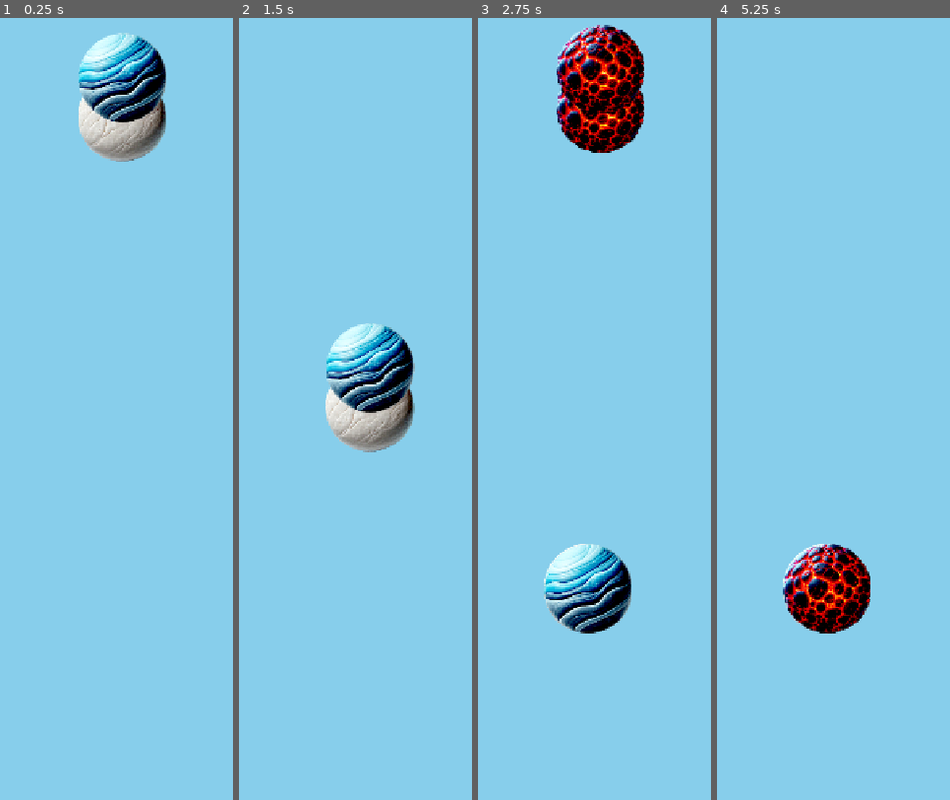
Above: before the commit, frames 1-4 (left to right).
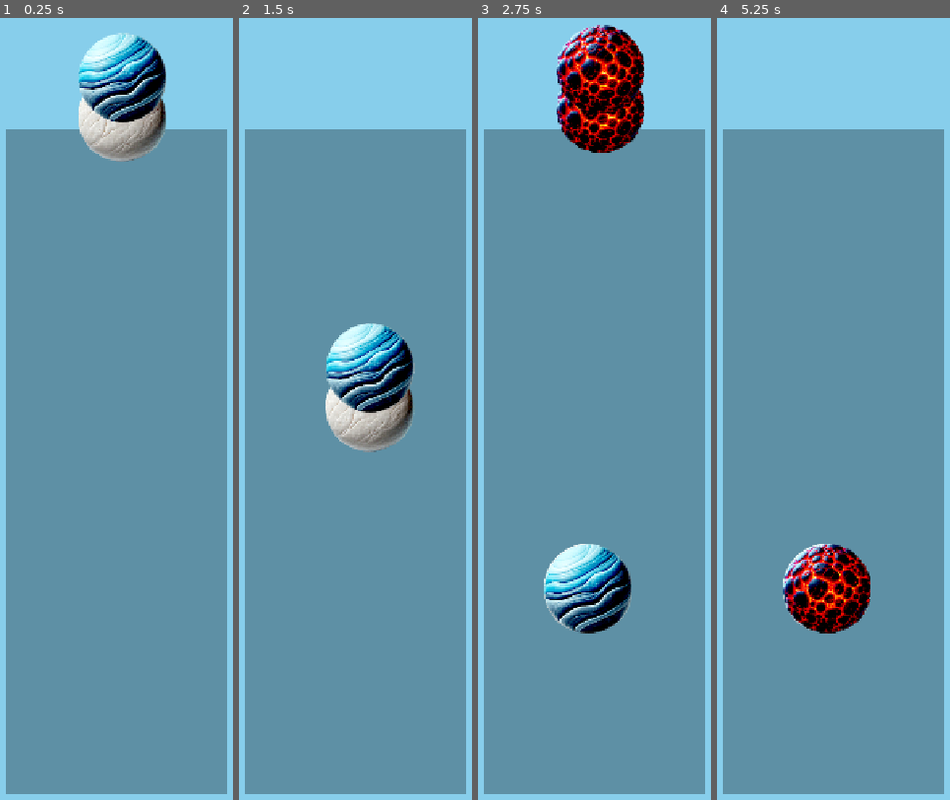
Above: after the commit, the same moments.

Repository: dmitriylogunov/pebbleharmony
Game: Godot game, scene res://scenes/main.tscn
Same seed, same stepped clock (60 frames per second), same inputs: the game is played once before the commit and once after it.
Inputs (mouse positions are in pixels of both pictures, inside the frame that each line leads up to):
- Up to frame 1 (0.25 s): no input
- Up to frame 2 (1.5 s): tap Enter at 0.5 s; move the mouse to (458, 369) at 0.52 s; hold Right 0.53-1.25 s; tap Q at 0.6 s; click (458, 369) at 0.67 s; tap Space at 0.77 s; drag from (271, 448) to (399, 338) at 1.27 s
- Up to frame 3 (2.75 s): move the mouse to (643, 229) at 2.02 s; hold Right from 2.03 s (still down); tap Q at 2.1 s; click (643, 229) at 2.17 s
- Up to frame 4 (5.25 s): release Right at 2.75 s; drag from (817, 565) to (838, 72) at 2.77 s; move the mouse to (outside the picture) at 3.52 s; hold Left 3.53-4.25 s; tap Q at 3.6, 5.1 s; click (outside the picture) at 3.67 s; tap Space at 3.77 s; drag from (outside the picture) to (854, 354) at 4.27 s; move the mouse to (861, 409) at 5.02 s; hold Down from 5.03 s (still down); click (861, 409) at 5.17 s

The runs differ from the first frame. In frame 1, 80% of the frame differs, in the area x 2-98%, y 14-100%; in frame 2, 75%; in frame 3, 77%; in frame 4, 77%.

Commit message:
Fix GridBackground visibility issue
Moved GridBackground from GridContainer child to Main child to fix rendering issue. ColorRect nodes don't render properly under Node2D parents. Now positioned as direct child of Main with proper transparency.

🤖 Generated with [Claude Code](https://claude.ai/code)

Co-Authored-By: Claude <noreply@anthropic.com>

Diff:
--- a/scenes/main.tscn
+++ b/scenes/main.tscn
@@ -11,19 +11,17 @@
 offset_bottom = 1280.0
 color = Color(0.529412, 0.807843, 0.921569, 1)
 
+[node name="GridBackground" type="ColorRect" parent="."]
+offset_left = 170.0
+offset_top = 190.0
+offset_right = 530.0
+offset_bottom = 1270.0
+mouse_filter = 2
+color = Color(0, 0, 0, 0.3)
+
 [node name="GridContainer" type="Node2D" parent="."]
 position = Vector2(180, 200)
 script = ExtResource("2_0wfyh")
-
-[node name="GridBackground" type="ColorRect" parent="GridContainer"]
-modulate = Color(1, 1, 1, 0.196078)
-z_index = -1
-offset_left = -10.0
-offset_top = -10.0
-offset_right = 674.0
-offset_bottom = 1274.0
-mouse_filter = 2
-color = Color(0, 0, 0, 1)
 
 [node name="UI" type="CanvasLayer" parent="."]
 
